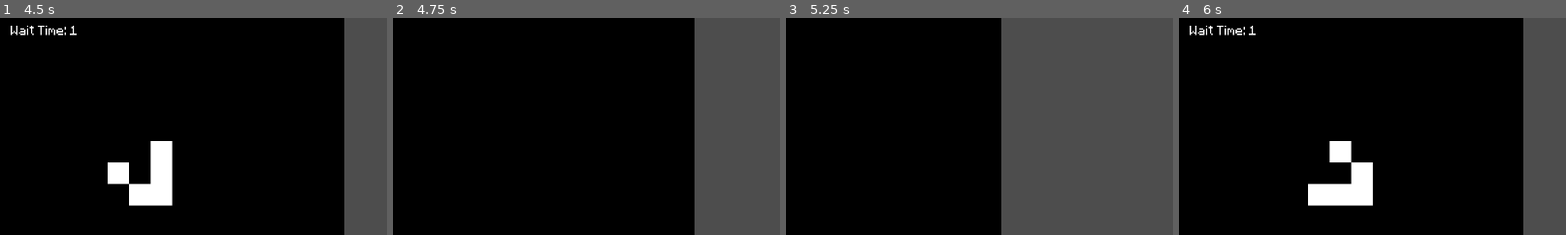
Above: before the commit, frames 1-4 (left to right).
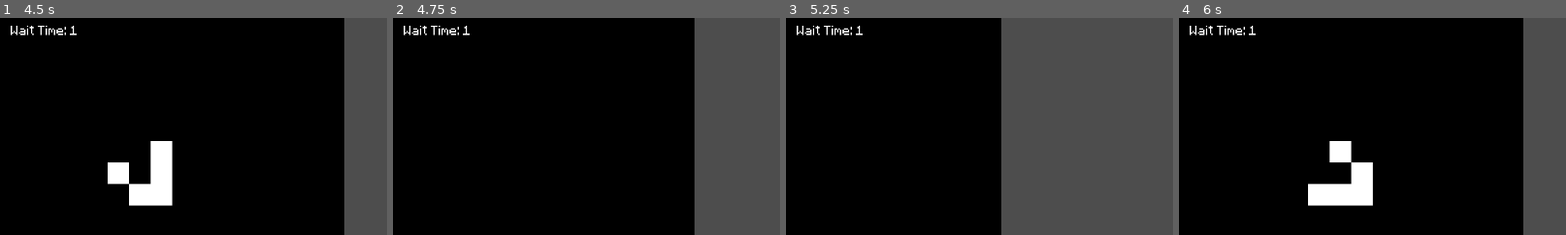
Above: after the commit, the same moments.

Repository: javier-adrian/GOL-GDS
Game: Godot game, scene res://main.tscn
The game is run twice, just before and just after one commit, with the same random seed, the same clock (stepped at 60 frames per second) and the same inputs.
Inputs (mouse positions are % of the whole screen's width and height, from its top left):
- Up to frame 1 (4.5 s): tap Enter (commit) at 0.5, 0.8, 1.35 s; move the mouse to (72, 45) at 0.52 s; click (72, 45) at 0.6 s; tap Space (play) at 1.25 s; move the mouse to (30, 55) at 1.27 s; tap = (faster) at 1.55, 2.1 s; move the mouse to (60, 28) at 2.02 s; tap Shift (pan) at 2.3, 2.85 s; move the mouse to (45, 70) at 2.77 s; right-click (45, 70) at 3.05 s; move the mouse to (80, 65) at 3.52 s; right-click (80, 65) at 3.6 s; tap - (slower) at 3.8, 4.35 s; move the mouse to (20, 35) at 4.27 s
- Up to frame 2 (4.75 s): tap Mouse wheel up (zoom in) at 4.55 s
- Up to frame 3 (5.25 s): tap Enter (commit) at 5 s; move the mouse to (55, 50) at 5.02 s; tap Mouse wheel up (zoom in) at 5.1 s
- Up to frame 4 (6 s): tap Mouse wheel down (zoom out) at 5.3, 5.85 s; tap Space (play) at 5.75 s; move the mouse to (35, 25) at 5.77 s
The pictures show only the part of the screen within x 0-50%, y 1-51%; the shares and areas given below are measured in that part.

Frame 1 is identical in both runs. In frame 2, 0.3% of the frame differs, in the area x 2-20%, y 3-9%; in frame 3, 0.3%; in frame 4, nothing differs.

Commit message:
combine ui and camera to a scene

Diff:
--- a/World.gd
+++ b/World.gd
@@ -22,10 +22,11 @@
 					neighbors += 1
 	return neighbors
 
+
 func commit():
 	for cell in get_used_cells(edit_layer):
 		if is_alive(edit_layer, cell):
-			set_cell(main_layer, cell, 0, Vector2i(0,0))
+			set_cell(main_layer, cell, 0, Vector2i(0, 0))
 
 
 func update():
--- a/main.gd
+++ b/main.gd
@@ -1,29 +1,25 @@
 extends Node2D
 
 @onready var timer := $Timer
-@onready var ui := $UserInterface
 @onready var world := $World
-@onready var camera := $Camera2D
+@onready var viewer := $Viewer
 var started := false
 var playing := false
-var pan_mode := false
 
 var tile_size = 32
 
-var offset = Vector2.ZERO
-
 
 func _ready():
-	ui.change_speed(timer.wait_time / 0.5)
+	viewer.change_speed(timer.wait_time / 0.5)
 
 
 func _input(event):
 	if Input.is_action_just_released("faster"):
 		timer.wait_time /= 2
-		ui.change_speed(timer.wait_time / 0.5)
+		viewer.change_speed(timer.wait_time / 0.5)
 	if Input.is_action_just_released("slower"):
 		timer.wait_time *= 2
-		ui.change_speed(timer.wait_time / 0.5)
+		viewer.change_speed(timer.wait_time / 0.5)
 
 	if Input.is_action_just_released("play"):
 		playing = !playing
@@ -32,27 +28,16 @@
 		world.update()
 
 	if Input.is_action_just_released("add"):
-		var cell_coords = floor(get_viewport().get_mouse_position() / Vector2(tile_size, tile_size))
+		var cell_coords = floor(get_global_mouse_position() / Vector2(tile_size, tile_size))
+		print(cell_coords)
 		world.set_cell(1, cell_coords, 0, Vector2i(0, 0))
 	if Input.is_action_just_released("remove"):
-		var cell_coords = floor(get_viewport().get_mouse_position() / Vector2(tile_size, tile_size))
+		var cell_coords = floor(get_global_mouse_position() / Vector2(tile_size, tile_size))
+		print(cell_coords)
 		world.set_cell(1, cell_coords, 0, Vector2i(1, 0))
 	if Input.is_action_just_released("commit"):
 		world.commit()
 
-	if Input.is_action_just_released("zoom in") and not pan_mode:
-		camera.zoom *= 2
-	if Input.is_action_just_released("zoom out") and not pan_mode:
-		camera.zoom /= 2
-
-	if Input.is_action_just_pressed("pan"):
-		pan_mode = true
-		offset = get_global_mouse_position()
-	if Input.is_action_just_released("pan"):
-		pan_mode = false
-
-	if pan_mode:
-		camera.position -= get_global_mouse_position() - offset
 
 func _on_timer_timeout():
 	if playing:
--- a/main.tscn
+++ b/main.tscn
@@ -3,7 +3,7 @@
 [ext_resource type="Texture2D" uid="uid://bj7rx8wt11eii" path="res://assets/golrev1.png" id="1_7aer6"]
 [ext_resource type="Script" path="res://main.gd" id="1_tlran"]
 [ext_resource type="Script" path="res://World.gd" id="2_i4kns"]
-[ext_resource type="PackedScene" uid="uid://p3hlwbao4w1e" path="res://user_interface.tscn" id="3_r68cr"]
+[ext_resource type="PackedScene" uid="uid://g40drh68edha" path="res://viewer.tscn" id="4_jgna4"]
 
 [sub_resource type="TileSetAtlasSource" id="TileSetAtlasSource_vxwuu"]
 texture = ExtResource("1_7aer6")
@@ -30,9 +30,6 @@
 [node name="Timer" type="Timer" parent="."]
 wait_time = 0.5
 
-[node name="UserInterface" parent="." instance=ExtResource("3_r68cr")]
-
-[node name="Camera2D" type="Camera2D" parent="."]
-position = Vector2(576, 324)
+[node name="Viewer" parent="." instance=ExtResource("4_jgna4")]
 
 [connection signal="timeout" from="Timer" to="." method="_on_timer_timeout"]
--- a/user_interface.gd
+++ /dev/null
@@ -1,5 +0,0 @@
-extends Control
-
-
-func change_speed(speed: float):
-	$MarginContainer/VBoxContainer/Speed.text = "Wait Time: " + str(speed)
--- a/user_interface.tscn
+++ /dev/null
@@ -1,32 +0,0 @@
-[gd_scene load_steps=4 format=3 uid="uid://p3hlwbao4w1e"]
-
-[ext_resource type="FontFile" uid="uid://5kmngrpk2ihf" path="res://assets/Minecraftia-Regular.ttf" id="1_ca4pc"]
-[ext_resource type="Script" path="res://user_interface.gd" id="1_vqaru"]
-
-[sub_resource type="LabelSettings" id="LabelSettings_uw0bp"]
-shadow_color = Color(0, 0, 0, 1)
-
-[node name="UserInterface" type="Control"]
-layout_mode = 3
-anchors_preset = 15
-anchor_right = 1.0
-anchor_bottom = 1.0
-grow_horizontal = 2
-grow_vertical = 2
-script = ExtResource("1_vqaru")
-
-[node name="MarginContainer" type="MarginContainer" parent="."]
-layout_mode = 0
-offset_right = 40.0
-offset_bottom = 40.0
-theme_override_constants/margin_left = 16
-theme_override_constants/margin_top = 16
-
-[node name="VBoxContainer" type="VBoxContainer" parent="MarginContainer"]
-layout_mode = 2
-
-[node name="Speed" type="Label" parent="MarginContainer/VBoxContainer"]
-texture_filter = 1
-layout_mode = 2
-theme_override_fonts/font = ExtResource("1_ca4pc")
-label_settings = SubResource("LabelSettings_uw0bp")
--- /dev/null
+++ b/viewer.gd
@@ -0,0 +1,23 @@
+extends Camera2D
+
+var pan_mode := false
+var mouse_offset = Vector2.ZERO
+
+func change_speed(speed: float):
+	$UserInterface/MarginContainer/VBoxContainer/Speed.text = "Wait Time: " + str(speed)
+
+
+func _input(event):
+	if Input.is_action_just_released("zoom in") and not pan_mode:
+		zoom *= 2
+	if Input.is_action_just_released("zoom out") and not pan_mode:
+		zoom /= 2
+
+	if Input.is_action_just_pressed("pan"):
+		pan_mode = true
+		mouse_offset = get_global_mouse_position()
+	if Input.is_action_just_released("pan"):
+		pan_mode = false
+
+	if pan_mode:
+		position -= get_global_mouse_position() - mouse_offset
--- /dev/null
+++ b/viewer.tscn
@@ -0,0 +1,27 @@
+[gd_scene load_steps=4 format=3 uid="uid://g40drh68edha"]
+
+[ext_resource type="Script" path="res://viewer.gd" id="1_u8q37"]
+[ext_resource type="FontFile" uid="uid://5kmngrpk2ihf" path="res://assets/Minecraftia-Regular.ttf" id="2_yp6rm"]
+
+[sub_resource type="LabelSettings" id="LabelSettings_bjn5x"]
+shadow_color = Color(0, 0, 0, 1)
+
+[node name="Viewer" type="Camera2D"]
+offset = Vector2(576, 324)
+script = ExtResource("1_u8q37")
+
+[node name="UserInterface" type="CanvasLayer" parent="."]
+
+[node name="MarginContainer" type="MarginContainer" parent="UserInterface"]
+offset_right = 17.0
+offset_bottom = 38.0
+theme_override_constants/margin_left = 16
+theme_override_constants/margin_top = 16
+
+[node name="VBoxContainer" type="VBoxContainer" parent="UserInterface/MarginContainer"]
+layout_mode = 2
+
+[node name="Speed" type="Label" parent="UserInterface/MarginContainer/VBoxContainer"]
+layout_mode = 2
+theme_override_fonts/font = ExtResource("2_yp6rm")
+label_settings = SubResource("LabelSettings_bjn5x")
